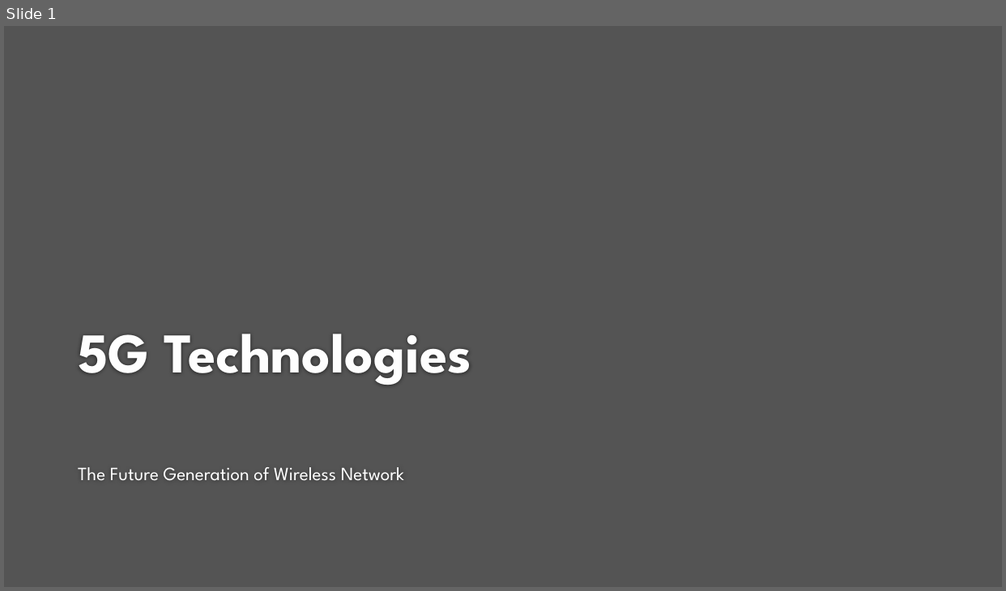
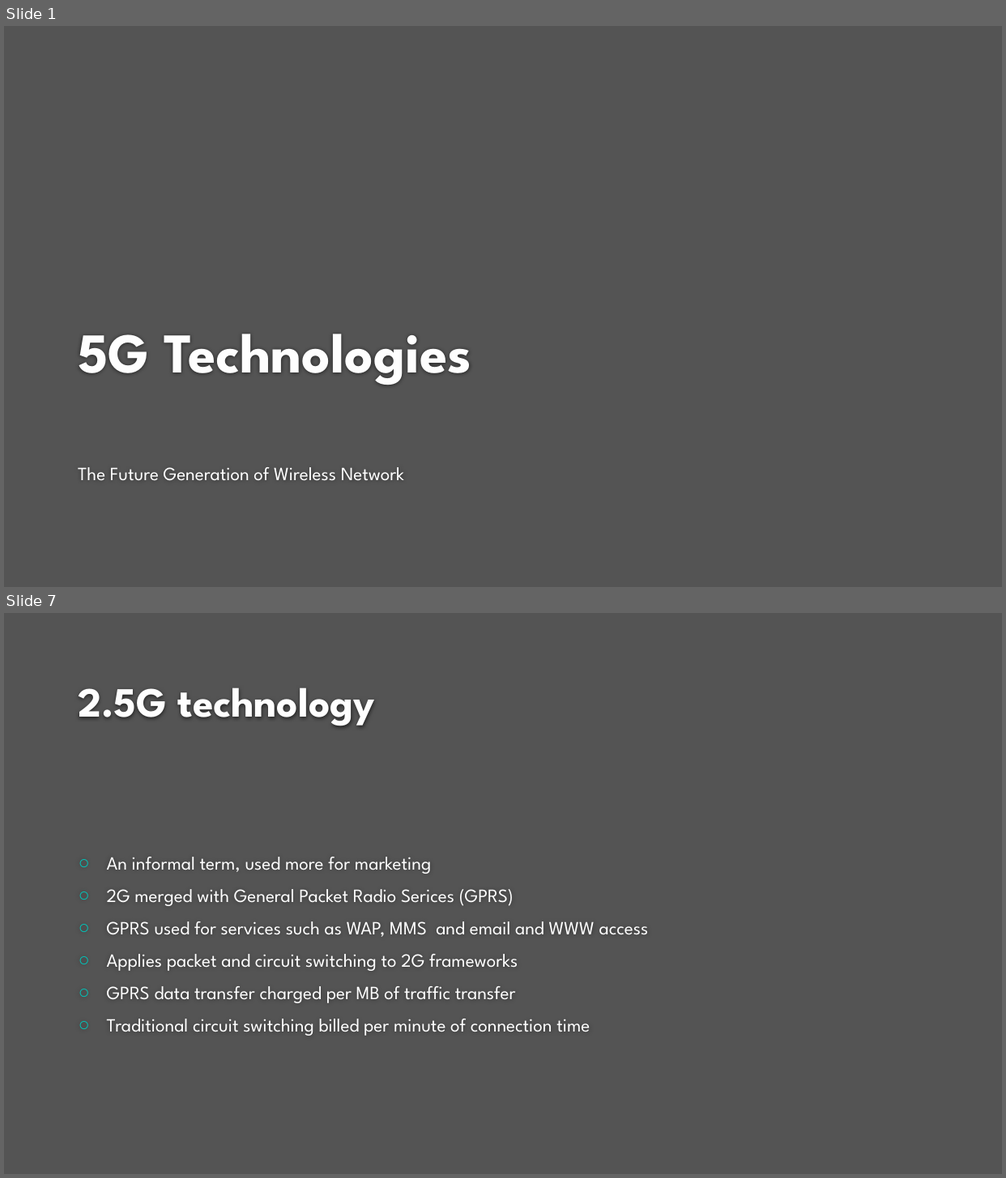
Before and after one commit to hackergirl1/5G-Presentation-, a slide deck: 5G Technologies.pptx. Shown one above the other, each under a label of ours: slide 1 before the commit, slides 1 and 7 after it; the slides between them are not shown. The pictures are 1006x591 and 1006x1178 pixels, drawn with LibreOffice and Linux fonts; fonts in the diff are those of the drawing; background and template pictures are left out. Boxes give left, top, right and bottom in pixels: in the first picture for what was removed or moved away, otherwise in the second. Text is boxed around its words. In the diff, an @@ line names an element or a change of style, - is before the commit and + after.

```diff
--- a/5G Technologies.pptx
+++ b/5G Technologies.pptx
@@ slide 7 added at (x1=4, y1=613, x2=1002, y2=1174), background #212121 at 77% opacity @@
@@ title added at (x1=78, y1=688, x2=375, y2=726), 40 pt, text #FEFEFE, bold @@
+2.5G technology
@@ text added at (x1=107, y1=857, x2=649, y2=1036), 18 pt, text #FFFFFF @@
+○ An informal term, used more for marketing
+○ 2G merged with General Packet Radio Serices (GPRS)
+○ GPRS used for services such as WAP, MMS and email and WWW access
+○ Applies packet and circuit switching to 2G frameworks
+○ GPRS data transfer charged per MB of traffic transfer
+○ Traditional circuit switching billed per minute of connection time
```
Also in this commit, not shown: 1 slide changed, 10 other slides added, 1 slide removed.
